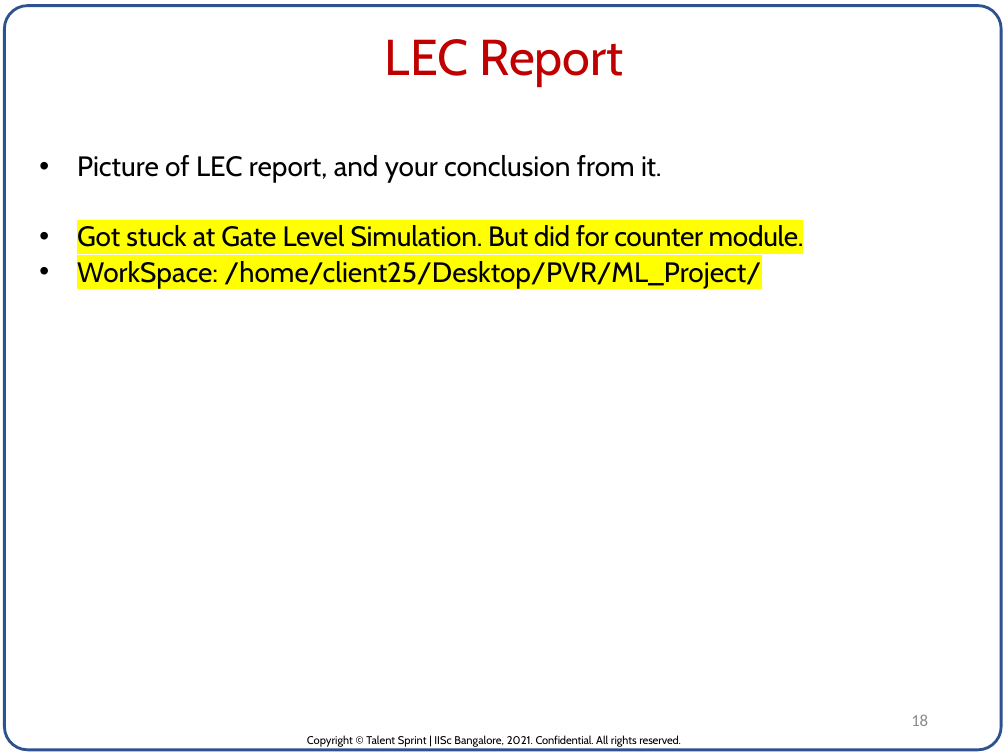
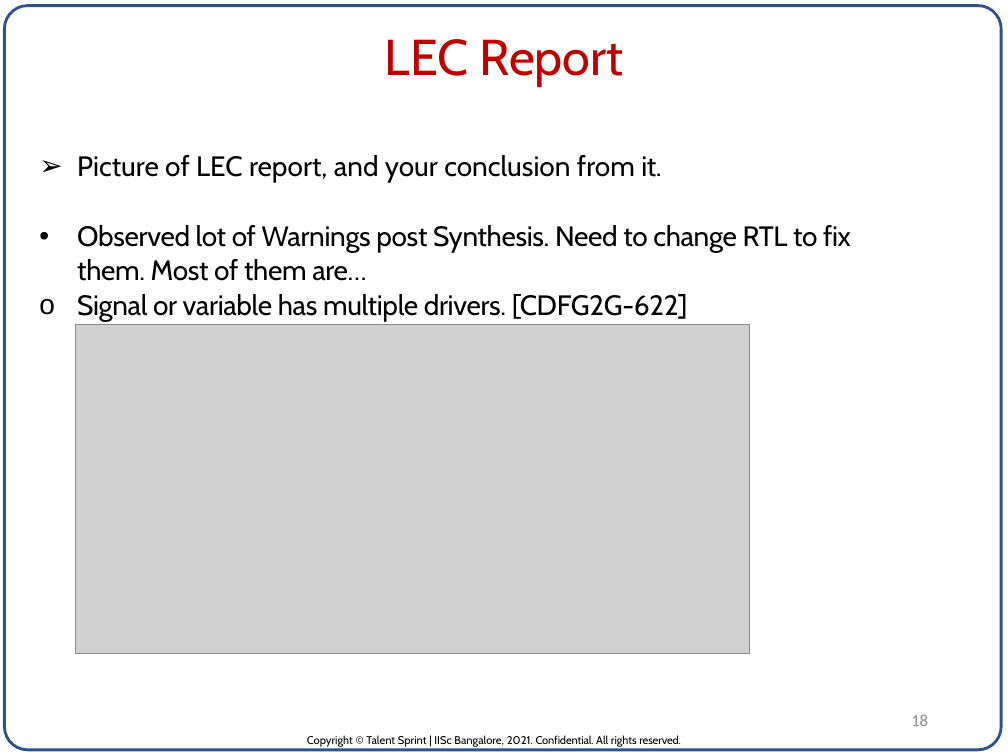
Before and after one commit to pvrajeshkumar/IISC_DVLSI_ML_Project, a slide deck: slide 18 of Project_Report/ASIC for Neural Network inference_P_V_Rajesh_Kumar.pptx. Drawn at 1008x756 pixels with LibreOffice and Linux fonts; fonts in the diff are those of the drawing; grey boxes stand for pictures. Boxes give left, top, right and bottom in pixels: in the first picture for what was removed or moved away, otherwise in the second. Text is boxed around its words. In the diff, an @@ line names an element or a change of style, - is before the commit and + after.

Commit message:
Updated with LEC Reports.

```diff
--- a/Project_Report/ASIC for Neural Network inference_P_V_Rajesh_Kumar.pptx
+++ b/Project_Report/ASIC for Neural Network inference_P_V_Rajesh_Kumar.pptx
@@ text at bbox=[77, 225, 851, 322]: text changed @@
-• Got stuck at Gate Level Simulation. But did for counter module.
-• WorkSpace: /home/client25/Desktop/PVR/ML_Project/
+• Observed lot of Warnings post Synthesis. Need to change RTL to fix them. Most of them are…
+o Signal or variable has multiple drivers. [CDFG2G-622]
@@ picture added at bbox=[76, 325, 750, 654] @@
```
Also in this commit, not shown: 6 other slides changed.
